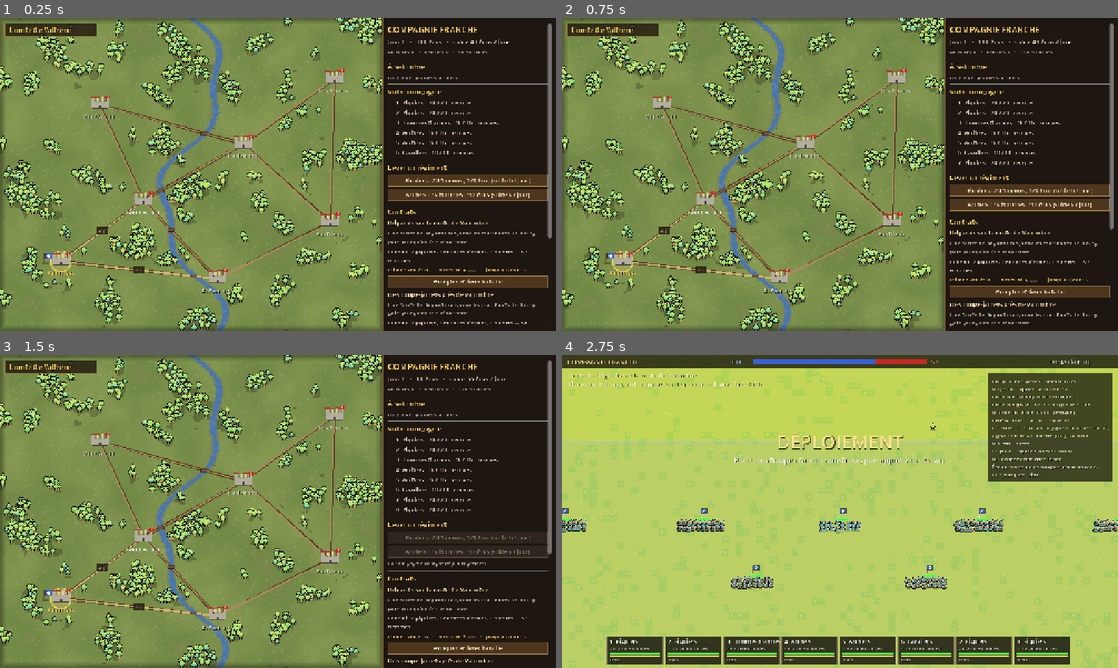
Above: before the commit, frames 1-4 (two rows, left to right).
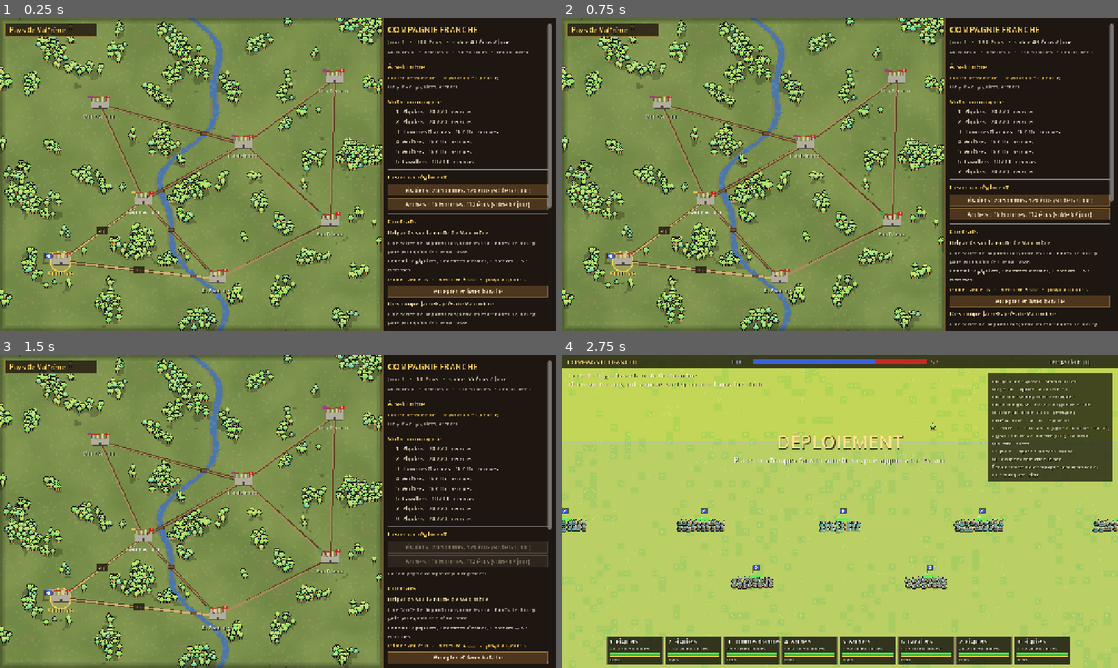
Above: after the commit, the same moments.

Repository: NengD/Compagnie-Franche
Game: Godot game, scene res://scenes/campaign.tscn
Same seed, same stepped clock (60 frames per second), same inputs: the game is played once before the commit and once after it.
Inputs:
- Up to frame 1 (0.25 s): no input
- Up to frame 2 (0.75 s): click "Piquiers : 20 hommes, 120 écu…" at 0.5 s
- Up to frame 3 (1.5 s): click "Piquiers : 20 hommes, 120 écu…" at 1.25 s
- Up to frame 4 (2.75 s): click "Accepter et livrer bataille" at 2 s

The runs differ from the first frame. In frame 1, 6.9% of the frame differs, in the area x 1-100%, y 2-99%; in frame 2, 7.0%; in frame 3, 5.1%; in frame 4, nothing differs.

Commit message:
Réputation et factions : trois factions, prime modulée, portes fermées, difficulté selon la renommée
Co-Authored-By: Claude Opus 5.5 <noreply@anthropic.com>

Diff:
--- a/scripts/campaign_map.gd
+++ b/scripts/campaign_map.gd
@@ -307,11 +307,16 @@
 
 	add_label("COMPAGNIE FRANCHE", 19, GOLD_COL)
 	add_label("Jour %d   ·   %d écus   ·   solde %d écus / jour" % [state.day, int(state.gold), ceili(state.daily_wage())], 14)
-	add_label("Victoires %d   ·   défaites %d   ·   %d hommes" % [state.victories, state.defeats, state.total_men()], 12, Color(0.75, 0.72, 0.65))
+	add_label("Victoires %d   ·   défaites %d   ·   %d hommes   ·   renommée %d" % [state.victories, state.defeats, state.total_men(), state.fame], 12, Color(0.75, 0.72, 0.65))
 	if notice != "":
 		add_label(notice, 13, Color(1, 0.62, 0.3))
 
 	add_section("À %s" % town["name"])
+	var fac := CampaignState.town_faction(state.location)
+	add_label("%s — réputation %+d (%s)" % [CampaignState.faction_name(fac), state.reputation[fac], state.reputation_label(fac)], 12, CampaignState.FACTIONS[fac]["color"])
+	var closed := state.closed_message(state.location)
+	if closed != "":
+		add_label(closed + " Ni contrat ni recrutement ici.", 12, Color(1, 0.5, 0.4))
 	var names: Array[String] = []
 	for t in recruits:
 		names.append(CampaignState.type_name(t).to_lower())
@@ -342,7 +347,7 @@
 		var missing := state.refill_missing(i)
 		if missing > 0 and type in recruits:
 			var cost := CampaignState.recruit_cost(type, missing)
-			add_button("Compléter : +%d, %d écus" % [missing, cost], do_refill.bind(i), state.gold >= cost, row)
+			add_button("Compléter : +%d, %d écus" % [missing, cost], do_refill.bind(i), state.gold >= cost and closed == "", row)
 
 	# Recrutement
 	add_section("Lever un régiment")
@@ -351,7 +356,7 @@
 			continue
 		var men: int = UnitTypes.STATS[t]["count"]
 		var cost := CampaignState.recruit_cost(t, men)
-		var ok := state.gold >= cost and state.company.size() < CampaignState.MAX_REGIMENTS
+		var ok := state.gold >= cost and state.company.size() < CampaignState.MAX_REGIMENTS and closed == ""
 		add_button("%s : %d hommes, %d écus (solde %.0f / jour)" % [CampaignState.type_name(t), men, cost, men * float(CampaignState.WAGE[t])], do_recruit.bind(t), ok)
 	if state.company.size() >= CampaignState.MAX_REGIMENTS:
 		add_label("La compagnie compte déjà %d régiments." % CampaignState.MAX_REGIMENTS, 12, Color(0.75, 0.72, 0.65))
@@ -365,8 +370,14 @@
 		add_label(str(c["title"]), 14, Color(1, 0.9, 0.7))
 		add_label(str(c["text"]), 12, Color(0.8, 0.77, 0.7))
 		add_label("Ennemi : %s" % CampaignState.army_summary(c["enemy"]), 12)
-		add_label("Prime : %d écus   ·   difficulté %s   ·   jusqu'au jour %d" % [int(c["reward"]), "★".repeat(int(c["difficulty"])) + "☆".repeat(3 - int(c["difficulty"])), int(c["expires"])], 12, GOLD_COL)
-		add_button("Accepter et livrer bataille", do_accept.bind(c), not state.is_destroyed() and not walking)
+		add_label("Prime : %d écus   ·   difficulté %s   ·   jusqu'au jour %d" % [state.contract_reward(c), "★".repeat(int(c["difficulty"])) + "☆".repeat(3 - int(c["difficulty"])), int(c["expires"])], 12, GOLD_COL)
+		add_button("Accepter et livrer bataille", do_accept.bind(c), not state.is_destroyed() and not walking and closed == "")
+
+	# Réputation
+	add_section("Réputation")
+	for f in CampaignState.FACTIONS.size():
+		add_label("%s : %+d (%s)" % [CampaignState.faction_name(f), state.reputation[f], state.reputation_label(f)], 12, CampaignState.FACTIONS[f]["color"])
+	add_label("Un contrat gagné plaît à qui paie et fâche sa rivale ; la réputation fait varier la prime. Sous %d, la faction ferme ses portes." % CampaignState.REP_CLOSED, 11, Color(0.6, 0.58, 0.52))
 
 	# Journal
 	add_section("Journal")
@@ -434,7 +445,7 @@
 	# Cartouche
 	draw_rect(Rect2(12, 12, 210, 30), Color(0.12, 0.08, 0.05, 0.8))
 	draw_rect(Rect2(12, 12, 210, 30), Color(0.6, 0.47, 0.25), false, 1.0)
-	draw_string(font, Vector2(22, 33), "Comté de Valfrène", HORIZONTAL_ALIGNMENT_LEFT, -1, 16, GOLD_COL)
+	draw_string(font, Vector2(22, 33), "Pays de Valfrène", HORIZONTAL_ALIGNMENT_LEFT, -1, 16, GOLD_COL)
 
 	if hover >= 0 and not walking:
 		draw_tooltip(hover)
@@ -483,6 +494,13 @@
 		draw_line(f, f + Vector2(0, 14), WOOD, 2.0)
 		draw_rect(Rect2(f, Vector2(10, 7)), Color(0.8, 0.15, 0.12))
 		draw_string(font, f + Vector2(2, 6), str(n), HORIZONTAL_ALIGNMENT_LEFT, -1, 9, Color.WHITE)
+	# Fanion aux couleurs de la faction
+	var fcol: Color = CampaignState.FACTIONS[CampaignState.town_faction(i)]["color"]
+	var pf := p + Vector2(-18, -22)
+	draw_line(pf, pf + Vector2(0, 14), WOOD, 2.0)
+	draw_rect(Rect2(pf + Vector2(-9, 0), Vector2(9, 6)), fcol)
+	if state.faction_closed(CampaignState.town_faction(i)):
+		draw_line(pf + Vector2(-9, 0), pf + Vector2(0, 6), Color(0.1, 0, 0), 1.5)
 	var name: String = CampaignState.TOWNS[i]["name"]
 	var col := GOLD_COL if here else (Color(1, 1, 1) if near else Color(0.85, 0.82, 0.75))
 	draw_string(font, p + Vector2(-60, 33), name, HORIZONTAL_ALIGNMENT_CENTER, 120, 13, Color(0, 0, 0, 0.8))
@@ -504,6 +522,8 @@
 
 func draw_tooltip(i: int) -> void:
 	var lines: Array[String] = [str(CampaignState.TOWNS[i]["name"])]
+	var fi := CampaignState.town_faction(i)
+	lines.append("%s (%s)" % [CampaignState.faction_name(fi), state.reputation_label(fi)])
 	if i == state.location:
 		lines.append("Vous êtes ici")
 	elif i in state.neighbours(state.location):
@@ -516,7 +536,7 @@
 		names.append(CampaignState.type_name(t).to_lower())
 	lines.append("Recrues : " + ", ".join(names))
 	for c in state.contracts_at(i):
-		lines.append("Contrat : %s (%d écus)" % [c["title"], int(c["reward"])])
+		lines.append("Contrat : %s (%d écus)" % [c["title"], state.contract_reward(c)])
 	var w := 0.0
 	for s in lines:
 		w = maxf(w, font.get_string_size(s, HORIZONTAL_ALIGNMENT_LEFT, -1, 12).x)
--- a/scripts/campaign_state.gd
+++ b/scripts/campaign_state.gd
@@ -24,15 +24,29 @@
 const XP_VICTORY := 25.0 ## Avoir vaincu
 const XP_KILLS := 60.0 ## Avoir tué autant d'ennemis que le régiment compte d'hommes au complet
 
-## Villes de la carte (positions en pixels d'écran) et types de troupes qu'on peut y lever.
+## Factions qui se partagent les villes. « rival » : faction lésée quand on sert celle-ci.
+const FACTIONS := [
+	{"name": "Comté de Valfrène", "short": "le Comté", "rival": 1, "color": Color(0.92, 0.76, 0.3)},
+	{"name": "Baronnie de Montfaucon", "short": "la Baronnie", "rival": 0, "color": Color(0.62, 0.25, 0.55)},
+	{"name": "Ligue des villes", "short": "la Ligue", "rival": 1, "color": Color(0.3, 0.62, 0.38)},
+]
+const REP_MIN := -100
+const REP_MAX := 100
+const REP_WIN := 10 ## Contrat gagné : réputation auprès de la faction qui paie
+const REP_RIVAL := -5 ## ... et auprès de sa rivale
+const REP_CLOSED := -30 ## À ce niveau, la faction ne propose plus de contrat et refuse de recruter
+const REP_REWARD := 0.005 ## Prime : +0,5 % par point de réputation (de x0,5 à x1,5)
+const FAME_STEP := 25 ## Renommée nécessaire pour chaque niveau de difficulté des contrats
+
+## Villes de la carte (positions en pixels d'écran), faction et types de troupes qu'on peut y lever.
 const TOWNS := [
-	{"name": "Valombre", "pos": Vector2(140, 560), "recruits": ["spear", "archer"]},
-	{"name": "Saint-Aubin", "pos": Vector2(330, 420), "recruits": ["spear", "men_at_arms"]},
-	{"name": "Montfaucon", "pos": Vector2(230, 200), "recruits": ["archer", "cavalry"]},
-	{"name": "Brévannes", "pos": Vector2(500, 600), "recruits": ["spear", "archer"]},
-	{"name": "Castelroux", "pos": Vector2(560, 290), "recruits": ["men_at_arms", "cavalry"]},
-	{"name": "Hautemure", "pos": Vector2(770, 140), "recruits": ["men_at_arms", "archer", "cavalry"]},
-	{"name": "Pontrieux", "pos": Vector2(760, 470), "recruits": ["spear", "men_at_arms", "archer"]},
+	{"name": "Valombre", "pos": Vector2(140, 560), "faction": 0, "recruits": ["spear", "archer"]},
+	{"name": "Saint-Aubin", "pos": Vector2(330, 420), "faction": 0, "recruits": ["spear", "men_at_arms"]},
+	{"name": "Montfaucon", "pos": Vector2(230, 200), "faction": 1, "recruits": ["archer", "cavalry"]},
+	{"name": "Brévannes", "pos": Vector2(500, 600), "faction": 2, "recruits": ["spear", "archer"]},
+	{"name": "Castelroux", "pos": Vector2(560, 290), "faction": 1, "recruits": ["men_at_arms", "cavalry"]},
+	{"name": "Hautemure", "pos": Vector2(770, 140), "faction": 1, "recruits": ["men_at_arms", "archer", "cavalry"]},
+	{"name": "Pontrieux", "pos": Vector2(760, 470), "faction": 2, "recruits": ["spear", "men_at_arms", "archer"]},
 ]
 const ROADS := [[0, 1], [0, 3], [1, 2], [1, 3], [1, 4], [2, 4], [3, 6], [4, 6], [4, 5], [5, 6]]
 
@@ -62,10 +76,12 @@
 var gold := float(START_GOLD)
 var location := 0 ## Ville où se trouve la compagnie
 var company: Array[Dictionary] = [] ## Régiments : {"type", "men", "xp"}
-var contracts: Array[Dictionary] = [] ## {"town", "title", "text", "difficulty", "enemy", "reward", "expires", "seed"}
+var contracts: Array[Dictionary] = [] ## {"town", "faction", "title", "text", "difficulty", "enemy", "reward", "expires", "seed"}
 var pending: Dictionary = {} ## Contrat en cours de bataille (vide sinon)
 var victories := 0
 var defeats := 0
+var fame := 0 ## Renommée : fait grimper la difficulté (et la prime) des contrats proposés
+var reputation: Array[int] = [0, 0, 0] ## Réputation auprès de chaque faction (REP_MIN à REP_MAX)
 var log_lines: Array[String] = [] ## Derniers évènements, du plus récent au plus ancien
 var rng := RandomNumberGenerator.new()
 
@@ -108,6 +124,7 @@
 		"version": SAVE_VERSION,
 		"day": day, "gold": gold, "location": location,
 		"victories": victories, "defeats": defeats,
+		"fame": fame, "reputation": reputation.duplicate(),
 		"company": company.duplicate(true),
 		"contracts": cs,
 		"log": log_lines.duplicate(),
@@ -126,6 +143,13 @@
 	c.location = int(d.get("location", 0))
 	c.victories = int(d.get("victories", 0))
 	c.defeats = int(d.get("defeats", 0))
+	# Version 1 : pas de renommée (on la déduit des victoires) ni de réputation (neutre partout)
+	c.fame = maxi(0, int(d.get("fame", c.victories * 15)))
+	var rep: Array = d.get("reputation", [0, 0, 0])
+	if rep.size() != FACTIONS.size():
+		return null
+	for f in FACTIONS.size():
+		c.reputation[f] = clampi(int(rep[f]), REP_MIN, REP_MAX)
 	if c.location < 0 or c.location >= TOWNS.size():
 		return null
 	for r in d.get("company", []):
@@ -147,7 +171,8 @@
 				return null
 			enemy.append({"type": str(e["type"]), "men": maxi(1, int(e.get("men", 1))), "rank": clampi(int(e.get("rank", 0)), 0, 2)})
 		c.contracts.append({
-			"town": town, "title": str(k.get("title", "")), "text": str(k.get("text", "")),
+			"town": town, "faction": clampi(int(k.get("faction", TOWNS[town]["faction"])), -1, FACTIONS.size() - 1),
+			"title": str(k.get("title", "")), "text": str(k.get("text", "")),
 			"foe": str(k.get("foe", "ennemis")), "difficulty": clampi(int(k.get("difficulty", 1)), 1, 3),
 			"enemy": enemy, "reward": int(k.get("reward", 0)), "expires": int(k.get("expires", 0)),
 			"seed": str(k.get("seed", "1")).to_int(),
@@ -198,6 +223,56 @@
 		DirAccess.remove_absolute(save_path)
 
 
+# ---------------------------------------------------------------- Factions et réputation
+
+static func town_faction(town: int) -> int:
+	return int(TOWNS[town]["faction"])
+
+
+static func faction_name(f: int) -> String:
+	return str(FACTIONS[f]["name"])
+
+
+func change_reputation(f: int, delta: int) -> void:
+	reputation[f] = clampi(reputation[f] + delta, REP_MIN, REP_MAX)
+
+
+## Une faction trop mécontente ne propose plus de contrat et refuse qu'on recrute chez elle.
+func faction_closed(f: int) -> bool:
+	return f >= 0 and reputation[f] <= REP_CLOSED
+
+
+func reputation_label(f: int) -> String:
+	var r := reputation[f]
+	if r <= REP_CLOSED:
+		return "hostile"
+	if r < 0:
+		return "méfiante"
+	if r < 20:
+		return "neutre"
+	if r < 50:
+		return "amicale"
+	return "alliée"
+
+
+## Prime réellement payée : la prime de base modulée par la réputation auprès de la faction.
+func contract_reward(contract: Dictionary) -> int:
+	var f := int(contract.get("faction", -1))
+	var base := int(contract["reward"])
+	if f < 0:
+		return base
+	var mult := clampf(1.0 + reputation[f] * REP_REWARD, 0.5, 1.5)
+	return int(round(base * mult / 10.0)) * 10
+
+
+## Message de refus si la faction de la ville actuelle nous ferme ses portes, sinon "".
+func closed_message(town: int) -> String:
+	var f := town_faction(town)
+	if faction_closed(f):
+		return "%s vous ferme ses portes (réputation %d)." % [str(FACTIONS[f]["short"]).capitalize(), reputation[f]]
+	return ""
+
+
 # ---------------------------------------------------------------- Compagnie et or
 
 func total_men() -> int:
@@ -221,6 +296,9 @@
 
 ## Lever un nouveau régiment complet dans la ville actuelle. Renvoie un message d'erreur ou "".
 func recruit(type: String) -> String:
+	var closed := closed_message(location)
+	if closed != "":
+		return closed
 	if not type in TOWNS[location]["recruits"]:
 		return "On ne lève pas ce type de troupe ici."
 	if company.size() >= MAX_REGIMENTS:
@@ -237,6 +315,9 @@
 
 ## Compléter un régiment entamé (si son type se lève dans la ville actuelle).
 func refill(index: int) -> String:
+	var closed := closed_message(location)
+	if closed != "":
+		return closed
 	var r := company[index]
 	var type: String = r["type"]
 	if not type in TOWNS[location]["recruits"]:
@@ -348,6 +429,11 @@
 		company = company.filter(func(r): return int(r["men"]) > 0)
 		add_log("Jour %d : solde impayée, %d hommes désertent !" % [day, lost])
 	contracts = contracts.filter(func(c): return int(c["expires"]) >= day)
+	# Les rancunes s'apaisent lentement
+	if day % 2 == 0:
+		for f in FACTIONS.size():
+			if reputation[f] < 0:
+				reputation[f] += 1
 	for i in TOWNS.size():
 		if rng.randf() < 0.15:
 			refresh_contracts(i)
@@ -363,7 +449,7 @@
 	return out
 
 
-## Chaque ville propose un ou deux contrats ; la difficulté grimpe avec la réputation.
+## Chaque ville propose un ou deux contrats ; la difficulté grimpe avec la renommée.
 func refresh_contracts(town: int) -> void:
 	var have := contracts_at(town).size()
 	var want := 1 + (1 if rng.randf() < 0.5 else 0)
@@ -372,7 +458,8 @@
 
 
 func make_contract(town: int) -> Dictionary:
-	var max_d := clampi(1 + victories, 1, 3)
+	@warning_ignore("integer_division")
+	var max_d := clampi(1 + fame / FAME_STEP, 1, 3)
 	var d := rng.randi_range(maxi(1, max_d - 1), max_d)
 	var kind: Dictionary = CONTRACT_KINDS[d - 1]
 	var fill: Array = kind["fill"]
@@ -390,6 +477,7 @@
 	var reward := int(round(int(kind["reward"]) * rng.randf_range(0.9, 1.15) / 10.0)) * 10
 	return {
 		"town": town,
+		"faction": town_faction(town),
 		"title": str(titles[rng.randi() % titles.size()]) % TOWNS[town]["name"],
 		"text": kind["text"],
 		"foe": kind["foe"],
@@ -431,6 +519,9 @@
 		return "Ce contrat se signe à %s." % TOWNS[contract["town"]]["name"]
 	if is_destroyed():
 		return "Vous n'avez plus de troupes."
+	var closed := closed_message(location)
+	if closed != "":
+		return closed
 	pending = contract
 	return ""
 
@@ -475,13 +566,23 @@
 			promoted.append("les %s (%d) deviennent %s" % [type_name(r["type"]).to_lower(), i + 1, rank_name(rank_of(r))])
 	company = company.filter(func(r): return int(r["men"]) > 0)
 	var report: String
+	var f := int(pending.get("faction", -1))
+	var rep_note := ""
 	if victory:
 		victories += 1
-		gold += int(pending["reward"])
-		report = "Victoire contre les %s ! +%d écus. Pertes : %d hommes (%d blessés relevés)." % [pending["foe"], int(pending["reward"]), lost, healed]
+		var reward := contract_reward(pending)
+		gold += reward
+		fame += 5 + 5 * int(pending.get("difficulty", 1))
+		report = "Victoire contre les %s ! +%d écus. Pertes : %d hommes (%d blessés relevés)." % [pending["foe"], reward, lost, healed]
+		if f >= 0:
+			var rival := int(FACTIONS[f]["rival"])
+			change_reputation(f, REP_WIN)
+			change_reputation(rival, REP_RIVAL)
+			rep_note = " Réputation : %s %+d, %s %+d." % [FACTIONS[f]["short"], REP_WIN, FACTIONS[rival]["short"], REP_RIVAL]
 	else:
 		defeats += 1
 		report = "Défaite face aux %s... Pertes : %d hommes. Aucune prime." % [pending["foe"], lost]
+	report += rep_note
 	if not promoted.is_empty():
 		report += " Promotions : %s." % ", ".join(promoted)
 	contracts.erase(pending)
--- a/tests/campaign_test.gd
+++ b/tests/campaign_test.gd
@@ -40,6 +40,7 @@
 	CampaignState.delete_save()
 	_test_rules()
 	_test_veterans()
+	_test_reputation()
 	_test_save()
 	# Première bataille de contrat
 	camp = CampaignState.new_game(42)
@@ -171,7 +172,7 @@
 	check(is_equal_approx(reg.max_morale, float(UnitTypes.STATS["spear"]["morale"]) * (1.0 + 2 * Regiment.RANK_MORALE)) and is_equal_approx(reg.rank_damage(), 1.0 + 2 * Regiment.RANK_DAMAGE), "vétérans : bonus de rang")
 	check(CampaignState.rank_of({"type": "spear", "rank": 2}) == 2 and CampaignState.rank_of({"xp": 260.0}) == 2, "vétérans : rang mal lu")
 	# Contrats difficiles : ennemis classés
-	c.victories = 10
+	c.fame = 200
 	var ranked := 0
 	for i in 20:
 		var k := c.make_contract(0)
@@ -182,6 +183,63 @@
 				ranked += 1
 	check(ranked > 0, "vétérans : aucun ennemi aguerri")
 	print("Vétérans : OK")
+
+
+## Réputation et factions : contrat gagné, rivale, prime modulée, portes fermées, renommée.
+func _test_reputation() -> void:
+	var c := CampaignState.new_game(9)
+	var owned := [0, 0, 0]
+	for t in CampaignState.TOWNS.size():
+		owned[CampaignState.town_faction(t)] += 1
+	check(owned[0] > 0 and owned[1] > 0 and owned[2] > 0 and c.reputation == [0, 0, 0], "réputation : factions mal réparties %s" % str(owned))
+	for k in c.contracts:
+		check(int(k["faction"]) == CampaignState.town_faction(int(k["town"])) and int(k["difficulty"]) == 1, "réputation : contrat mal attribué ou trop dur sans renommée")
+	# Contrat gagné à Valombre (Comté) : le Comté apprécie, sa rivale la Baronnie beaucoup moins
+	var f := CampaignState.town_faction(0)
+	var rival := int(CampaignState.FACTIONS[f]["rival"])
+	var other := 3 - f - rival
+	c.accept(c.contracts_at(0)[0])
+	var surv := []
+	for r in c.battle_army():
+		surv.append(int(r["men"]))
+	c.finish_battle(true, surv, [])
+	# (la bataille prend la journée : la rancune de la rivale peut déjà s'apaiser d'un point)
+	check(c.reputation[f] == CampaignState.REP_WIN and c.reputation[rival] - CampaignState.REP_RIVAL in [0, 1] and c.reputation[other] == 0,
+		"réputation après victoire : %s" % str(c.reputation))
+	check(c.fame > 0, "renommée : pas de gain après une victoire")
+	# La réputation module la prime
+	var k := {"reward": 400, "faction": f}
+	c.reputation[f] = 50
+	check(c.contract_reward(k) == 500, "réputation : prime à +50 = %d au lieu de 500" % c.contract_reward(k))
+	c.reputation[f] = -20
+	check(c.contract_reward(k) == 360, "réputation : prime à -20 = %d au lieu de 360" % c.contract_reward(k))
+	# Réputation très basse : contrats et recrutement fermés
+	c.gold = 5000.0
+	c.location = 0
+	c.reputation[f] = CampaignState.REP_CLOSED
+	c.refresh_contracts(0)
+	check(c.faction_closed(f) and c.accept(c.contracts_at(0)[0]) != "" and not c.in_battle(), "réputation : contrat accepté par une faction hostile")
+	check(c.recruit("spear") != "", "réputation : recrutement accepté par une faction hostile")
+	c.company[0]["men"] = 3
+	check(c.refill(0) != "", "réputation : complément accepté par une faction hostile")
+	# Les rancunes s'apaisent avec le temps
+	var r0 := c.reputation[f]
+	c.pass_day()
+	c.pass_day()
+	check(c.reputation[f] > r0, "réputation : aucune remontée avec le temps")
+	# La difficulté suit la renommée
+	c.fame = 0
+	var hard := 0
+	for i in 20:
+		check(int(c.make_contract(1)["difficulty"]) == 1, "renommée nulle : contrat difficile")
+	c.fame = CampaignState.FAME_STEP * 2
+	for i in 20:
+		var d := int(c.make_contract(1)["difficulty"])
+		check(d >= 2, "renommée haute : contrat facile")
+		if d == 3:
+			hard += 1
+	check(hard > 0, "renommée haute : jamais de contrat difficile")
+	print("Réputation : OK")
 
 
 ## Sauvegarde : aller-retour exact (y compris le tirage des futurs contrats), refus des fichiers abîmés.
